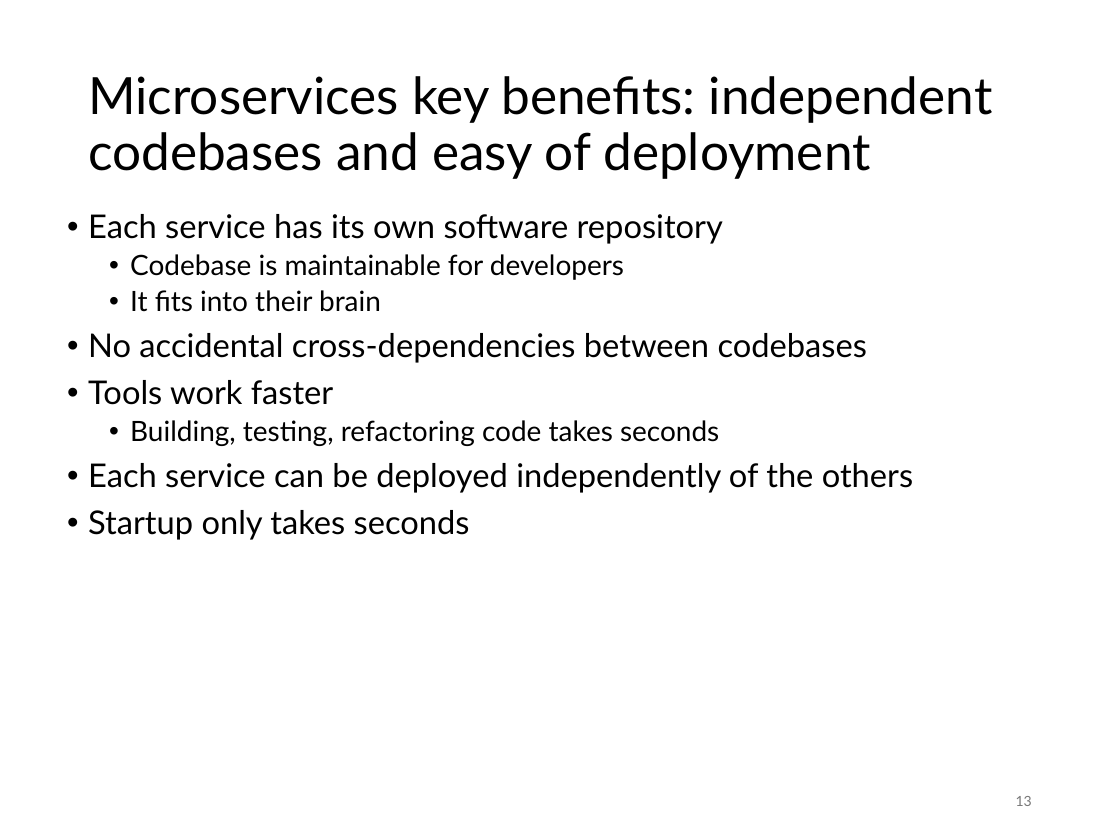
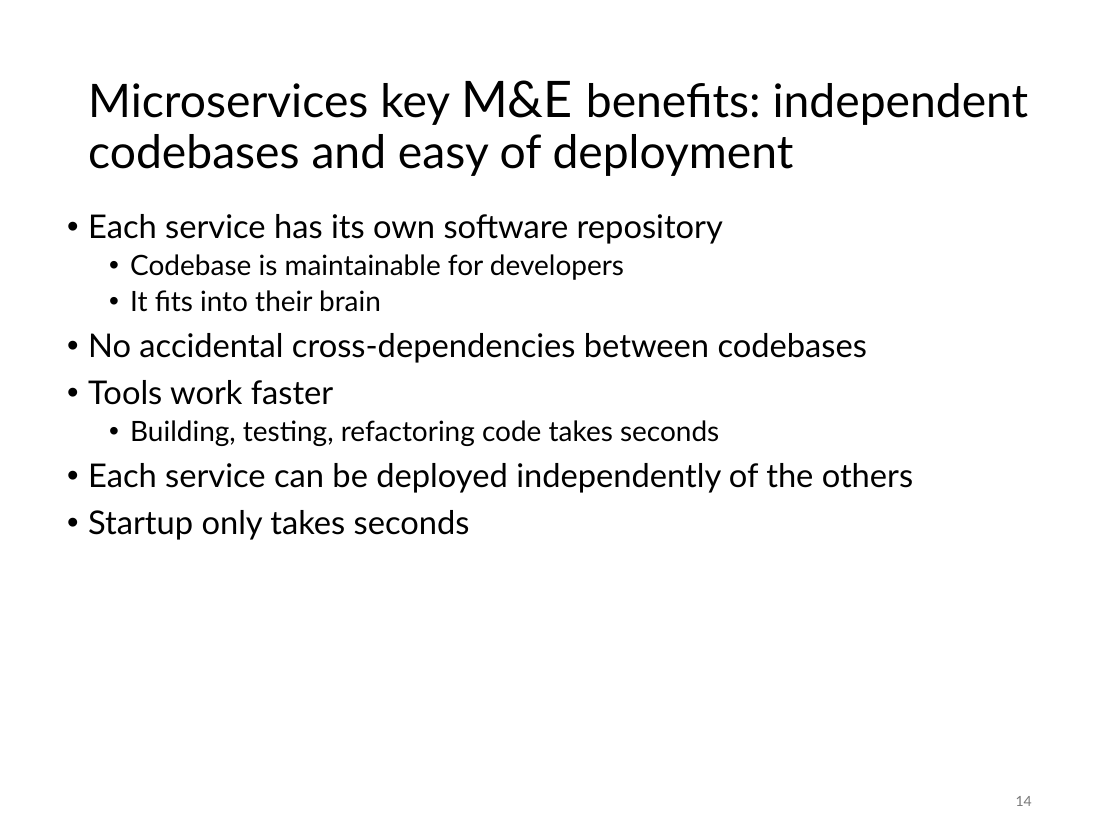
Before and after one commit to SannioEvolution/Material, a slide deck: slide 14 of 20 - Orchestration and AIOps.pptx (slide 13 before the commit). Drawn at 1120x840 pixels with LibreOffice and Linux fonts; fonts in the diff are those of the drawing. Boxes give left, top, right and bottom in pixels: in the first picture for what was removed or moved away, otherwise in the second. Text is boxed around its words. In the diff, an @@ line names an element or a change of style, - is before the commit and + after.

```diff
--- a/20 - Orchestration and AIOps.pptx
+++ b/20 - Orchestration and AIOps.pptx
@@ title at box(88, 80, 1029, 176): text changed; size 33 to 29.7 pt @@
-Microservices key benefits: independent codebases and easy of deployment
+Microservices key M&E benefits: independent codebases and easy of deployment
@@ page number at box(1016, 796, 1032, 806): text changed @@
-13
+14
```
Also in this commit, not shown: 12 other slides changed, 6 slides added, 1 slide removed, 1 other file.
